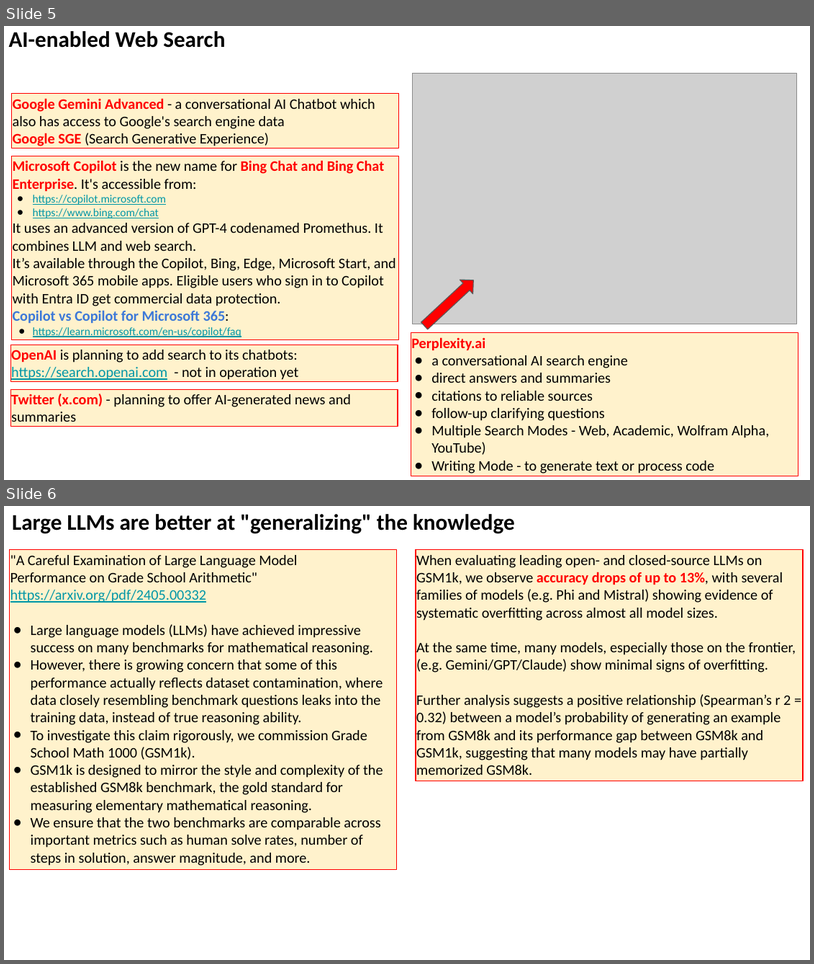
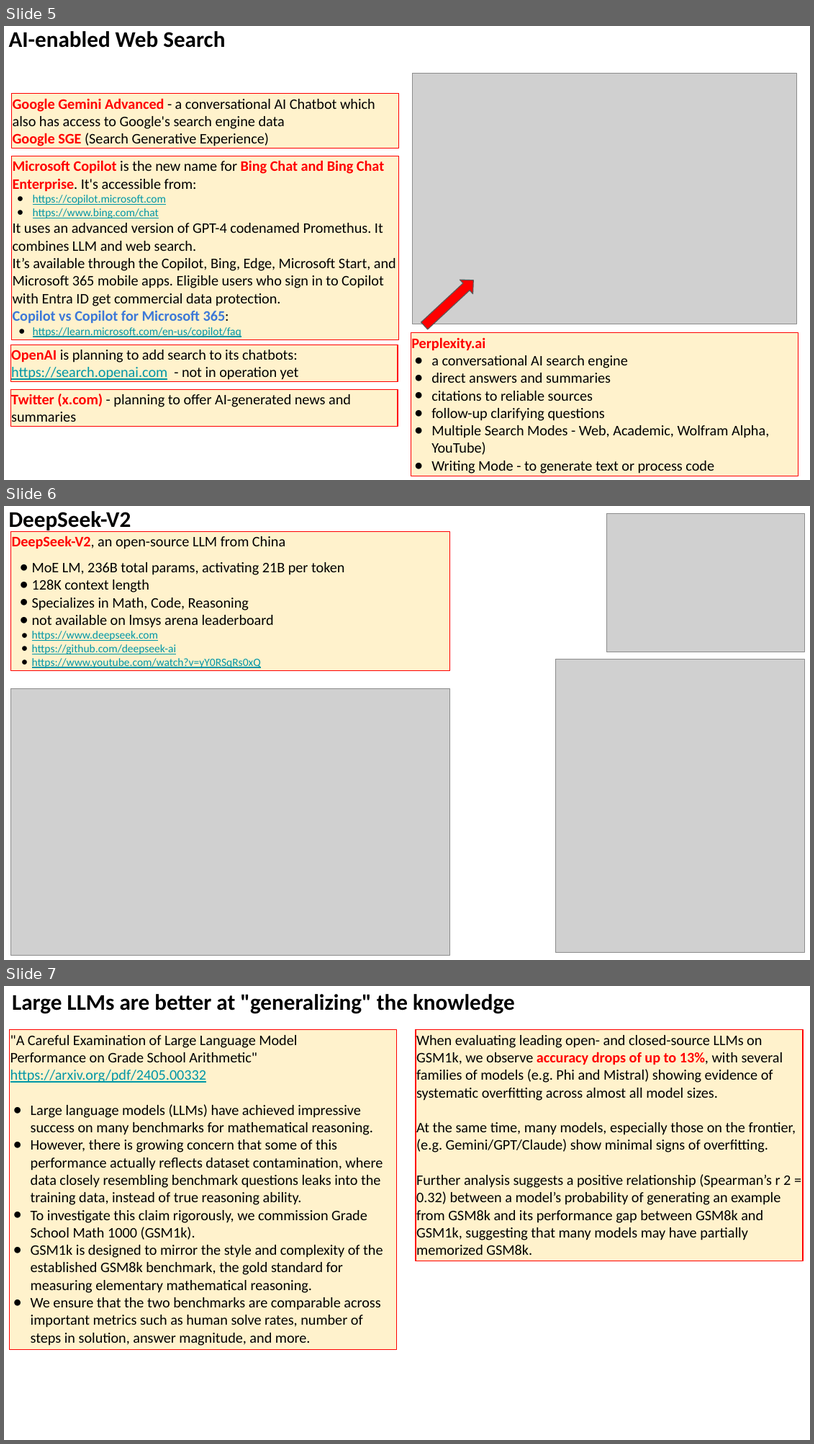
Before and after one commit to lselector/seminar, a slide deck: 2024/2024-05-10-AI-Updates.pptx. Shown one above the other, each under a label of ours: slides 5 and 6 before the commit, slides 5, 6 and 7 after it. The pictures are 814x964 and 814x1444 pixels, drawn with LibreOffice and Linux fonts; fonts in the diff are those of the drawing; grey boxes stand for pictures. Boxes give left, top, right and bottom in pixels: in the first picture for what was removed or moved away, otherwise in the second. Text is boxed around its words. In the diff, an @@ line names an element or a change of style, - is before the commit and + after.

```diff
--- a/2024/2024-05-10-AI-Updates.pptx
+++ b/2024/2024-05-10-AI-Updates.pptx
@@ slide 6 added at (4, 506, 810, 960), background #FFFFFF @@
@@ text added at (9, 511, 131, 532), 20 pt, text #000000, bold @@
+DeepSeek-V2
@@ picture added at (607, 513, 805, 651) @@
@@ rectangle added at (11, 532, 450, 670), fill #FFF2CC, outline #FF0000 0.75 pt, 13 pt, text #000000 @@
+DeepSeek-V2, an open-source LLM from China
+● MoE LM, 236B total params, activating 21B per token
+● 128K context length
+● Specializes in Math, Code, Reasoning
+● not available on lmsys arena leaderboard
+● https://www.deepseek.com
+● https://github.com/deepseek-ai
+● https://www.youtube.com/watch?v=yY0RSqRs0xQ
@@ picture added at (556, 659, 805, 952) @@
@@ picture added at (11, 688, 450, 955) @@
@@ what was slide 6 is now slide 7 @@
```
Also in this commit, not shown: 3 slides changed.
